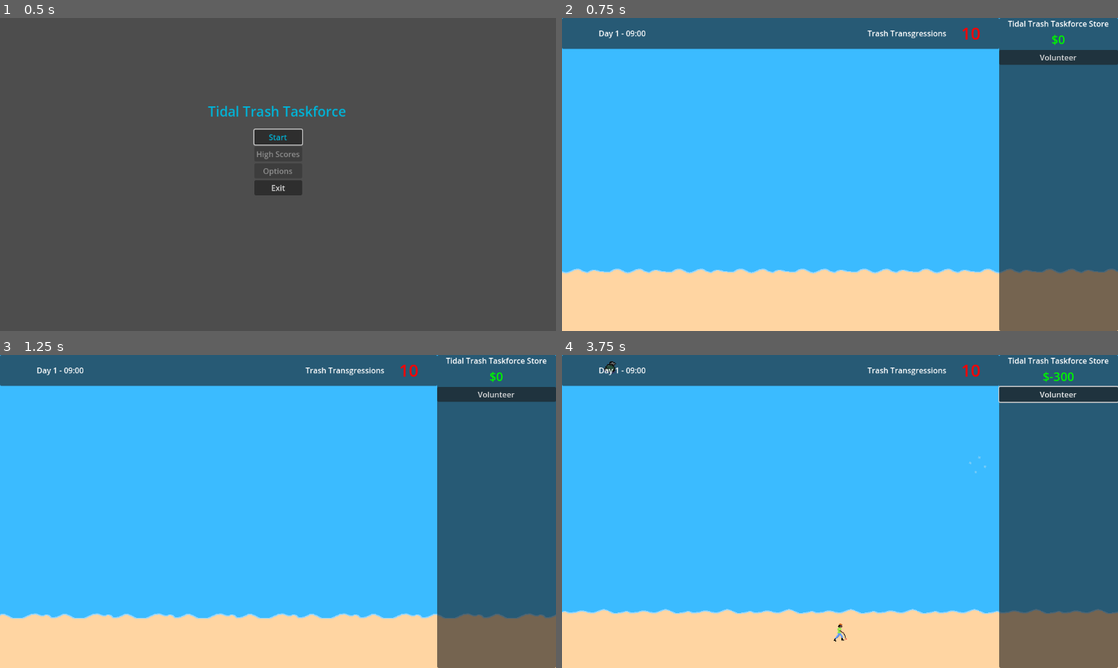
Above: before the commit, frames 1-4 (two rows, left to right).
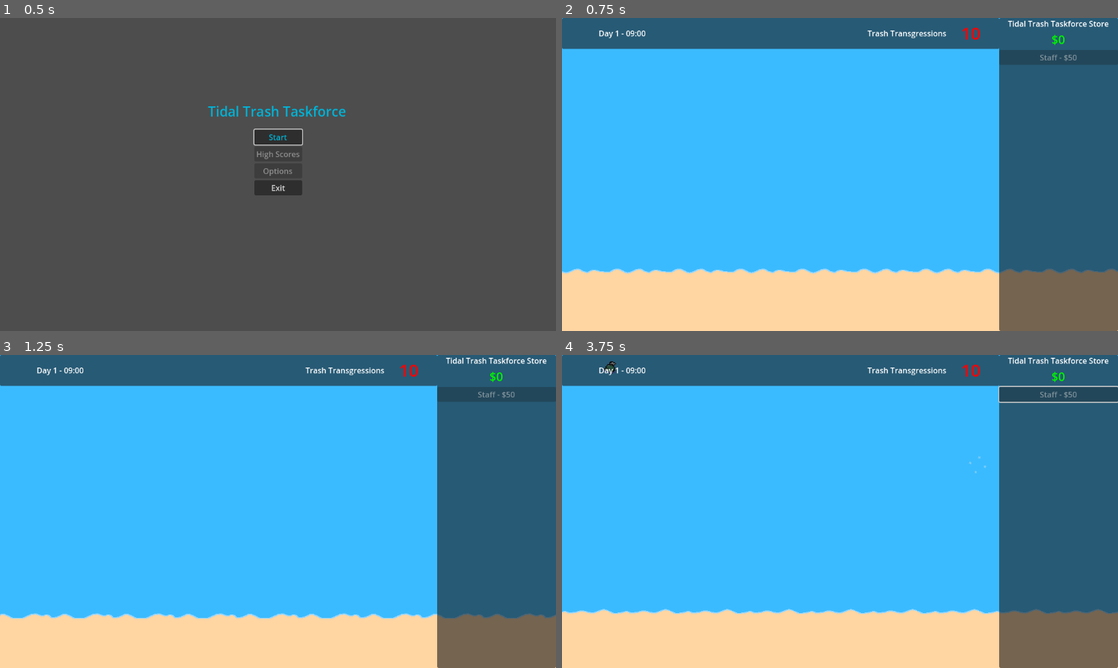
Above: after the commit, the same moments.

Repository: BlazingNeutron/calmbeforestorm
Game: Godot game, scene res://scenes/menu.tscn
Two runs of this game, one before a commit and one after it. Both use one fixed random seed, a clock stepped at 60 frames per second and the inputs below. Sound files missing from this copy of the repository are replaced by a short silence.
Inputs (mouse positions are in pixels of both pictures, inside the frame that each line leads up to):
- Up to frame 1 (0.5 s): no input
- Up to frame 2 (0.75 s): click "Start" at 0.5 s
- Up to frame 3 (1.25 s): no input
- Up to frame 4 (3.75 s): click (1056, 395) at 1.25 s, where only the run before the commit has a clickable "Volunteer"; click (1056, 395) at 2 s, where only the run before the commit has a clickable "Volunteer"; click (1056, 395) at 2.75 s, where only the run before the commit has a clickable "Volunteer"; move the mouse to (979, 458) at 3.52 s; click (979, 458) at 3.6 s

Frame 1 is identical in both runs. In frame 2, 1.0% of the frame differs, in the area x 78-100%, y 10-15%; in frame 3, 1.0%; in frame 4, 1.1%, in the area x 48-100%, y 5-92%.

Commit message:
Picker uppers claim trash so they stop running over each other

Diff:
--- a/scenes/hud.tscn
+++ b/scenes/hud.tscn
@@ -41,9 +41,10 @@
 text = "$100"
 horizontal_alignment = 1
 
-[node name="Volunteer" type="Button" parent="StorePanel/StoreContainer"]
+[node name="Staff" type="Button" parent="StorePanel/StoreContainer"]
 layout_mode = 2
-text = "Volunteer"
+disabled = true
+text = "Staff - $50"
 
 [node name="TopPanel" type="Panel" parent="."]
 anchors_preset = 10
@@ -95,4 +96,4 @@
 horizontal_alignment = 2
 vertical_alignment = 1
 
-[connection signal="pressed" from="StorePanel/StoreContainer/Volunteer" to="." method="_on_volunteer_pressed"]
+[connection signal="pressed" from="StorePanel/StoreContainer/Staff" to="." method="_on_volunteer_pressed"]
--- a/scripts/account_manager.gd
+++ b/scripts/account_manager.gd
@@ -12,15 +12,12 @@
 func _ready() -> void:
 	money = starting_money
 
-func initialize() -> void:
-	_on_money_changed.emit(money)
-
 func credit_account() -> void:
 	money += 5
 	_on_money_changed.emit(money)
 
 func debit_account() -> void:
-	money -= 100
+	money -= 50
 	_on_money_changed.emit(money)
 	purchase_volunteer.emit()
 
--- a/scripts/hud.gd
+++ b/scripts/hud.gd
@@ -4,11 +4,12 @@
 @onready var money_label: Label = %Money
 @onready var storm_warning_icon: Node = $StormWarning
 @onready var transgressions_meter: Label = %TransgressionsMeter
+@onready var staff_button: Button = $StorePanel/StoreContainer/Staff
 
 func _ready() -> void:
 	AccountManager._on_money_changed.connect(update_money)
 	AccountManager.transgression_changed.connect(update_transgressions)
-	AccountManager.initialize()
+	update_money(AccountManager.money)
 
 # Called every frame. 'delta' is the elapsed time since the previous frame.
 func _process(_delta: float) -> void:
@@ -17,6 +18,7 @@
 
 func update_money(money : int) -> void:
 	money_label.text = "$" + str(money)
+	staff_button.disabled = (money < 50)
 
 func update_transgressions(count : int) -> void:
 	transgressions_meter.text = str(count)
--- a/scripts/menu.gd
+++ b/scripts/menu.gd
@@ -4,10 +4,6 @@
 func _ready() -> void:
 	$VBoxContainer/Start.grab_focus()
 
-# Called every frame. 'delta' is the elapsed time since the previous frame.
-func _process(delta: float) -> void:
-	pass
-
 func _on_start_pressed() -> void:
 	get_tree().change_scene_to_file("res://scenes/game.tscn")
 
--- a/scripts/picker_upper.gd
+++ b/scripts/picker_upper.gd
@@ -1,9 +1,25 @@
 extends Node2D
 
-@export var speed : int = 120
+@export var speed : int = 70
 @export var is_beach_bound : bool = true
 @export var capacity = 0
+
+var trash : Node2D = null
+var assigned : bool = false
+
+func _process(delta: float) -> void:
+	if trash != null:
+		var distance = position.distance_to(trash.position)
+		position = position.move_toward(trash.position, delta * speed)
+		if distance < 10:
+			#print("I picked one up")
+			trash.get_picked_up()
+			assigned = false
 
 func spawn_position() -> Vector2:
 	#assert(false, "Please override `spawn_position()` in the derived script.")
 	return Vector2(0, 250)
+
+func assign_trash(new_trash : Node2D) -> void:
+	trash = new_trash
+	assigned = true
--- a/scripts/picker_upper_manager.gd
+++ b/scripts/picker_upper_manager.gd
@@ -20,14 +20,17 @@
 func _on_trash_landed(new_beach_trash) -> void:
 	#print("Trash landed", position)
 	beach_trash_array.push_front(new_beach_trash)
-	new_beach_trash.move_to_beach_frame()
 	AccountManager.update_trangressions(beach_trash_array.size())
 
 func _on_trash_picked_up(removed_trash) -> void:
+	#print("a trash was picked up")
+	if removed_trash.picker_upper != null:
+		removed_trash.picker_upper.assigned = false
 	var trash_index = trash_array.find(removed_trash)
 	if trash_index > -1:
 		#print("trash removed")
 		trash_array.remove_at(trash_index)
+
 	var beach_trash_index = beach_trash_array.find(removed_trash)
 	if beach_trash_index > -1:
 		#print("beach trash removed")
@@ -36,36 +39,34 @@
 	AccountManager.update_trangressions(beach_trash_array.size())
 
 # Called every frame. 'delta' is the elapsed time since the previous frame.
-func _process(delta: float) -> void:
+func _process(_delta: float) -> void:
 	for pu in picker_upper_array:
-		var current_pu_position = pu.global_position
-		var shortest_distance = 10000
 		var closest_trash = null
-		if pu.is_beach_bound:
-			for trash in beach_trash_array:
-				if trash == null:
-					continue
-				var trash_pos = trash.global_position
-				var distance = current_pu_position.distance_to(trash_pos)
-				if distance < shortest_distance:
-					#print("found a close beach garbage for volunteer", trash.position)
-					shortest_distance = distance
-					closest_trash = trash
-		else:
-			for trash in trash_array:
-				var trash_pos = trash.global_position
-				var distance = current_pu_position.distance_to(trash_pos)
-				if distance < shortest_distance:
-					#print("found a close beach garbage for volunteer", trash.position)
-					shortest_distance = distance
-					closest_trash = trash
+		#print("evaluating trash")
+		if pu.assigned == false:
+			if pu.is_beach_bound:
+				closest_trash = search_for_beach_trash(pu)
 		if closest_trash != null:
 			#print("found beach garbage for volunteer")
-			var distance = pu.position.distance_to(closest_trash.position)
-			pu.position = pu.position.move_toward(closest_trash.position, delta * pu.speed)
-			pu.move_and_slide()
-			if distance < 10:
-				closest_trash.get_picked_up()
+			pu.assign_trash(closest_trash)
+			closest_trash.claimed = true
+			closest_trash.picker_upper = pu
+
+func search_for_beach_trash(pu : Node2D) -> Node2D:
+	var current_pu_position = pu.global_position
+	var shortest_distance = 10000
+	var closest_trash = null
+	for trash in beach_trash_array:
+		#print("Look at this mess")
+		if trash == null or trash.claimed == true:
+			continue
+		var trash_pos = trash.global_position
+		var distance = current_pu_position.distance_to(trash_pos)
+		if distance < shortest_distance:
+			#print("found a close beach garbage for volunteer", trash.position)
+			shortest_distance = distance
+			closest_trash = trash
+	return closest_trash
 
 func adopt_picker_upper() -> void:
 	#print("adding picker upper")
--- a/scripts/waste.gd
+++ b/scripts/waste.gd
@@ -9,6 +9,8 @@
 
 @export var SPEED : int = 100
 var has_landed : bool = false
+var claimed : bool = false
+var picker_upper : Node2D = null
 
 # Called every frame. 'delta' is the elapsed time since the previous frame.
 func _process(delta: float) -> void:
@@ -16,6 +18,7 @@
 		position.y += delta * SPEED
 	elif has_landed == false and position.y > 200:
 		has_landed = true
+		move_to_beach_frame()
 		landed.emit(self)
 
 func _on_area_2d_input_event(viewport: Node, event: InputEvent, _shape_idx: int) -> void:
@@ -30,8 +33,13 @@
 	poof.restart()
 	if play_sound:
 		pick_up_sound.play()
+	else:
+		clear_trash()
 
 func _on_pick_up_sound_finished() -> void:
+	clear_trash()
+
+func clear_trash():
 	picked_up.emit(self)
 	queue_free()
 
Binary file changed: assets/sprites/volunteer1.aseprite
Binary file changed: assets/sprites/volunteer1.png
